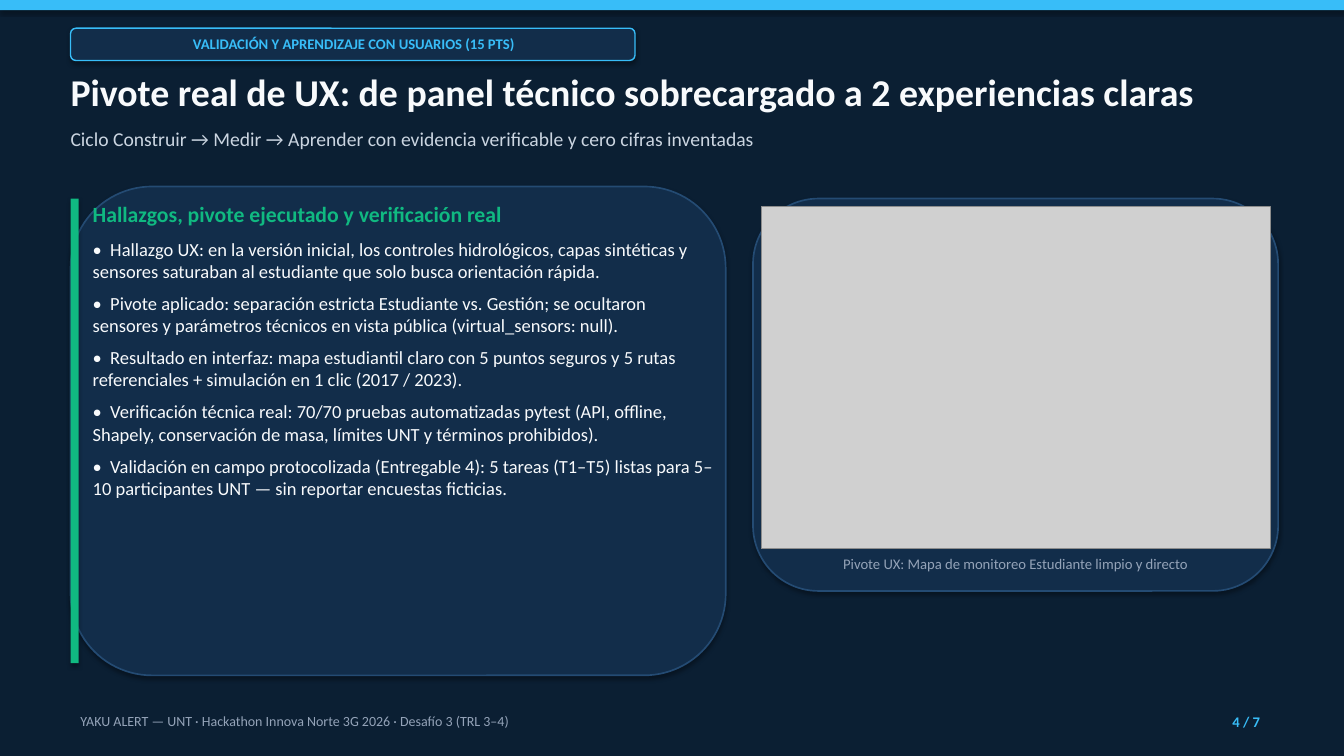
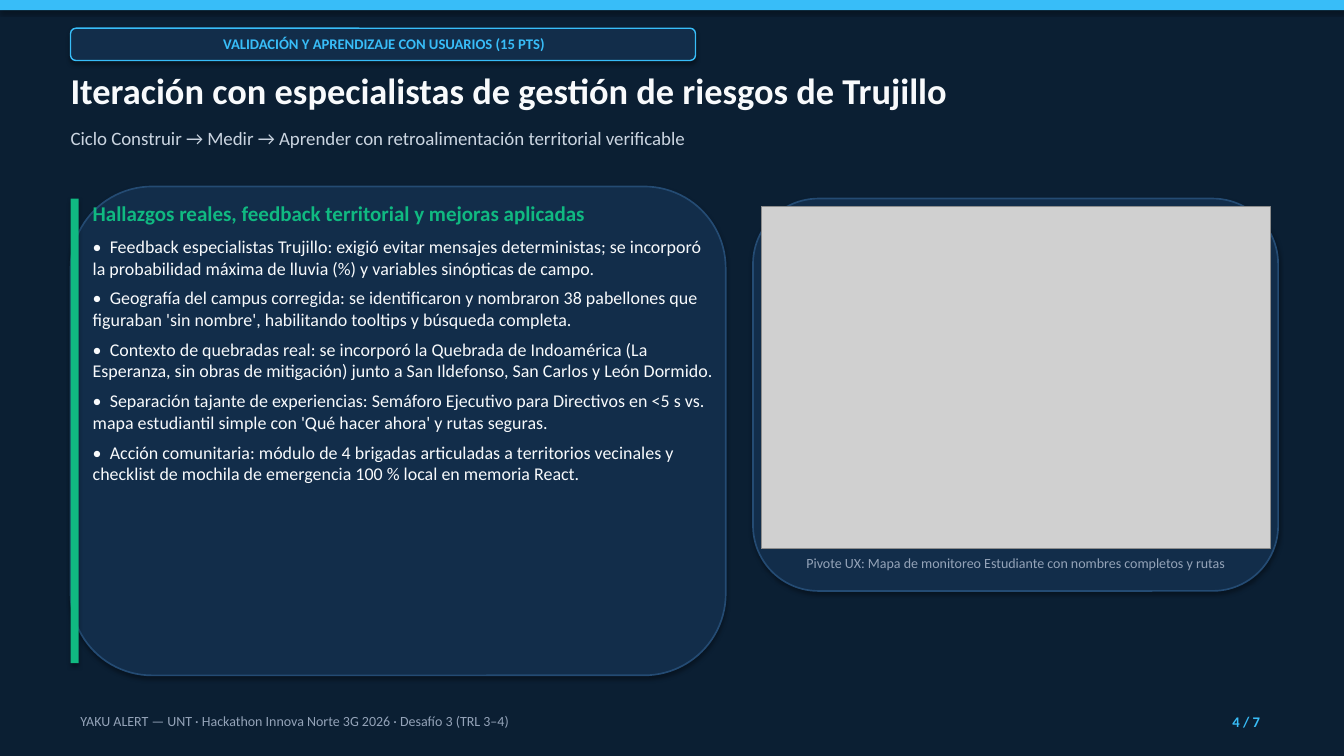
Before and after one commit to Prolexis/yaku-alert-unt, a slide deck: slide 4 of pitch/YAKU_ALERT_UNT_PITCH.pptx. Drawn at 1344x756 pixels with LibreOffice and Linux fonts; fonts in the diff are those of the drawing; grey boxes stand for pictures. Boxes give left, top, right and bottom in pixels: in the first picture for what was removed or moved away, otherwise in the second. Text is boxed around its words. In the diff, an @@ line names an element or a change of style, - is before the commit and + after.

Commit message:
docs(pitch): update 7-slide pitch deck and jurado defense guide with feedback from Trujillo risk specialists

```diff
--- a/pitch/YAKU_ALERT_UNT_PITCH.pptx
+++ b/pitch/YAKU_ALERT_UNT_PITCH.pptx
@@ rounded rectangle "VALIDACIÓN Y APRENDIZAJE CON USUARIOS ...": place and size @@
-rounded rectangle "VALIDACIÓN Y APRENDIZAJE CON USUARIOS ..." at box(71, 28, 635, 60)
+rounded rectangle "VALIDACIÓN Y APRENDIZAJE CON USUARIOS ..." at box(71, 28, 696, 60)
@@ text at box(71, 78, 946, 110): text changed; size 27 to 26 pt @@
-Pivote real de UX: de panel técnico sobrecargado a 2 experiencias claras
+Iteración con especialistas de gestión de riesgos de Trujillo
@@ text at box(71, 132, 685, 148): text changed; size 14 to 13.5 pt @@
-Ciclo Construir → Medir → Aprender con evidencia verificable y cero cifras inventadas
+Ciclo Construir → Medir → Aprender con retroalimentación territorial verificable
@@ text at box(93, 204, 713, 483): text changed; size 13.2 to 12.8 pt @@
-Hallazgos, pivote ejecutado y verificación real
-• Hallazgo UX: en la versión inicial, los controles hidrológicos, capas sintéticas y sensores saturaban al estudiante que solo busca orientación rápida.
-• Pivote aplicado: separación estricta Estudiante vs. Gestión; se ocultaron sensores y parámetros técnicos en vista pública (virtual_sensors: null).
-• Resultado en interfaz: mapa estudiantil claro con 5 puntos seguros y 5 rutas referenciales + simulación en 1 clic (2017 / 2023).
-• Verificación técnica real: 70/70 pruebas automatizadas pytest (API, offline, Shapely, conservación de masa, límites UNT y términos prohibidos).
-• Validación en campo protocolizada (Entregable 4): 5 tareas (T1–T5) listas para 5–10 participantes UNT — sin reportar encuestas ficticias.
+Hallazgos reales, feedback territorial y mejoras aplicadas
+• Feedback especialistas Trujillo: exigió evitar mensajes deterministas; se incorporó la probabilidad máxima de lluvia (%) y variables sinópticas de campo.
+• Geografía del campus corregida: se identificaron y nombraron 38 pabellones que figuraban 'sin nombre', habilitando tooltips y búsqueda completa.
+• Contexto de quebradas real: se incorporó la Quebrada de Indoamérica (La Esperanza, sin obras de mitigación) junto a San Ildefonso, San Carlos y León Dormido.
+• Separación tajante de experiencias: Semáforo Ejecutivo para Directivos en <5 s vs. mapa estudiantil simple con 'Qué hacer ahora' y rutas seguras.
+• Acción comunitaria: módulo de 4 brigadas articuladas a territorios vecinales y checklist de mochila de emergencia 100 % local en memoria React.
@@ text at box(806, 558, 1225, 570): text changed; size 10.5 to 10 pt @@
-Pivote UX: Mapa de monitoreo Estudiante limpio y directo
+Pivote UX: Mapa de monitoreo Estudiante con nombres completos y rutas
```
Also in this commit, not shown: 6 other slides changed, 2 other files.
